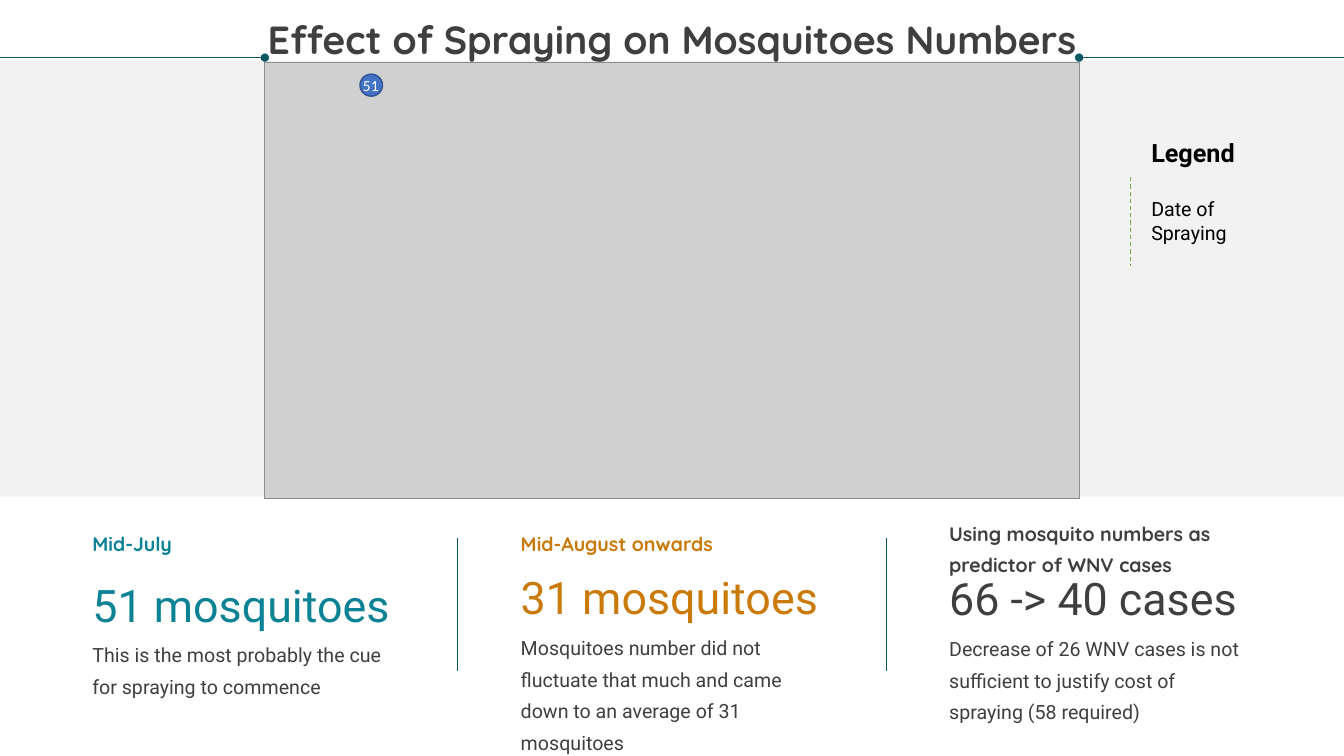
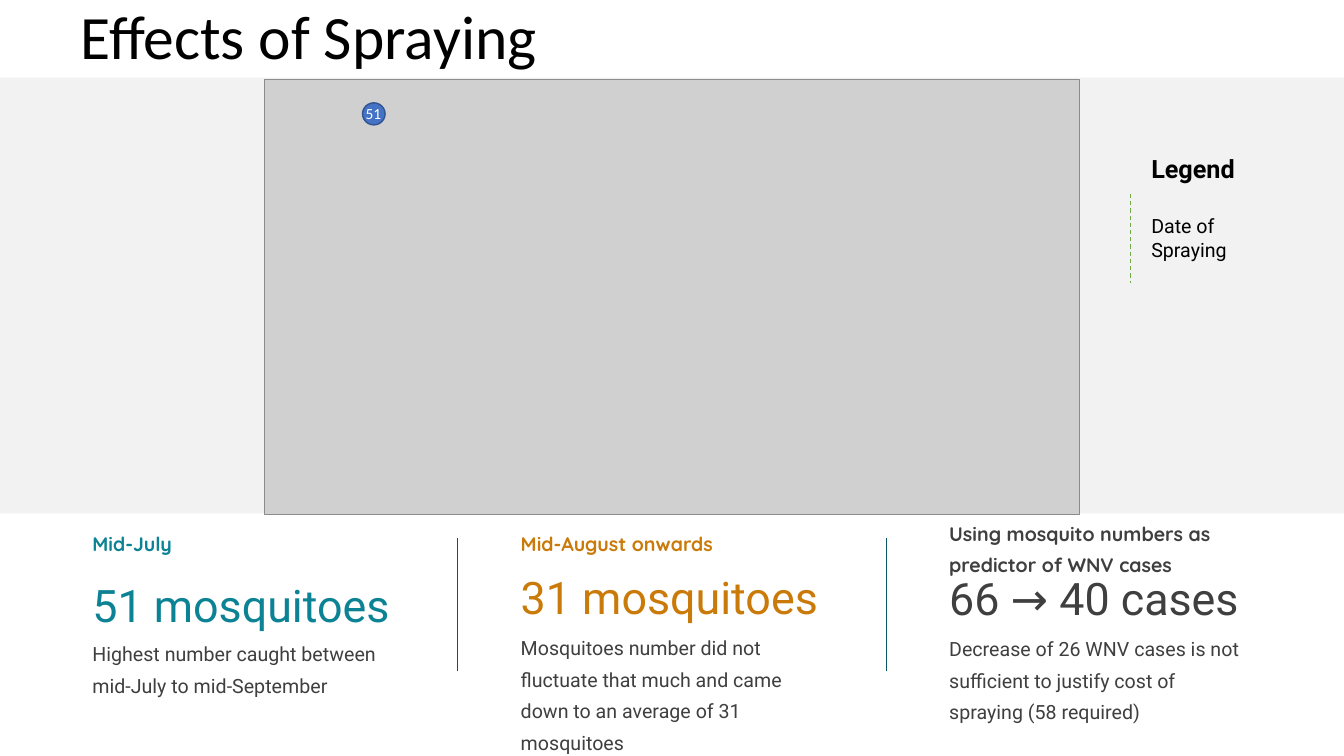
Before and after one commit to ngwtl/DSI-SG-24-projects, a slide deck: slide 14 of project_4/project-4-presentation.pptx. Drawn at 1344x756 pixels with LibreOffice and Linux fonts; fonts in the diff are those of the drawing; grey boxes stand for pictures. Boxes give left, top, right and bottom in pixels: in the first picture for what was removed or moved away, otherwise in the second. Text is boxed around its words. In the diff, an @@ line names an element or a change of style, - is before the commit and + after.

```diff
--- a/project_4/project-4-presentation.pptx
+++ b/project_4/project-4-presentation.pptx
@@ text "Effects of Spraying" at box(81, 16, 536, 70): vertical alignment top to middle @@
@@ text at box(81, 16, 536, 70): text changed; size 28 to 44 pt; font Quicksand to Calibri; text colour #3F3F3F to #000000; bold off @@
-Effect of Spraying on Mosquitoes Numbers
+Effects of Spraying
@@ arrow removed from (0, 57) to (265, 57) @@
@@ arrow removed from (1344, 57) to (1080, 57) @@
@@ rectangle: place and size @@
-rectangle at box(0, 60, 1344, 496)
+rectangle at box(0, 78, 1344, 513)
@@ text "51": place and size @@
-text "51" at box(363, 77, 379, 95)
+text "51" at box(366, 106, 382, 124)
@@ ellipse: place and size @@
-ellipse at box(360, 75, 382, 97)
+ellipse at box(363, 103, 385, 125)
@@ 1 picture, 1 text, 1 line: place and size @@
-1 picture, 1 text, 1 line at box(265, 63, 1235, 498)
+1 picture, 1 text, 1 line at box(265, 79, 1235, 514)
@@ text at box(949, 574, 1239, 616): text changed @@
-66 -> 40 cases
+66 → 40 cases
@@ text at box(92, 646, 375, 697): text changed @@
-This is the most probably the cue for spraying to commence
+Highest number caught between mid-July to mid-September
```
Also in this commit, not shown: 10 other slides changed, 58 other files.
